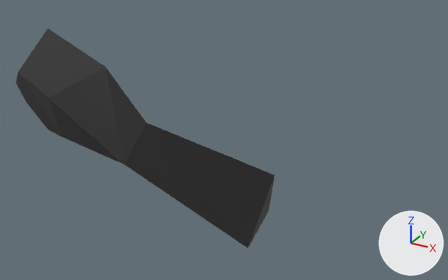
The COLLADA model skulltruckrightmirror.dae, before and after one commit.
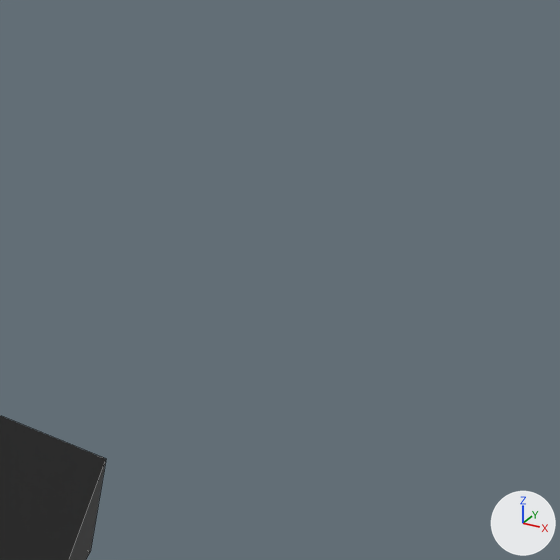
Each version is shown whole from a camera (50 mm lens) standing at (-0.945, -0.825, 0.771) and looking at (-1.437, 0.07, 0.324), then close up on the part from 52% to 100% of the width and 0% to 76% of the height. Every picture has the same lights, and +X, +Y and +Z are marked at lower right. The close-ups show mesh edges as thin lines. Where no turn or scale is listed for an object, it has been applied to the vertices.

Before the edit, the objects in view are built like this:
```python
me_cube_014 = bpy.data.meshes.new('Cube.014')
me_cube_014.from_pydata(...)  # 26 vertices, 42 faces; spans x -1.56..-1.202, y -0.367..-0.207, z 0.38..0.589
me_cube_014.materials.append(mat_details)  # black #1b1b1b
ob_mirror_001 = bpy.data.objects.new('mirror.001', me_cube_014)
ob_mirror_001.location = (0.0, 0.0, 0.0)
```
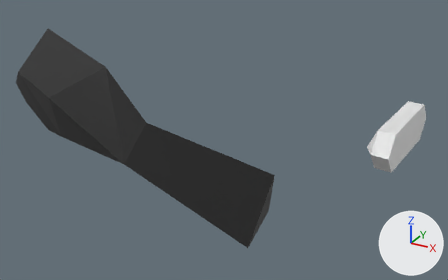
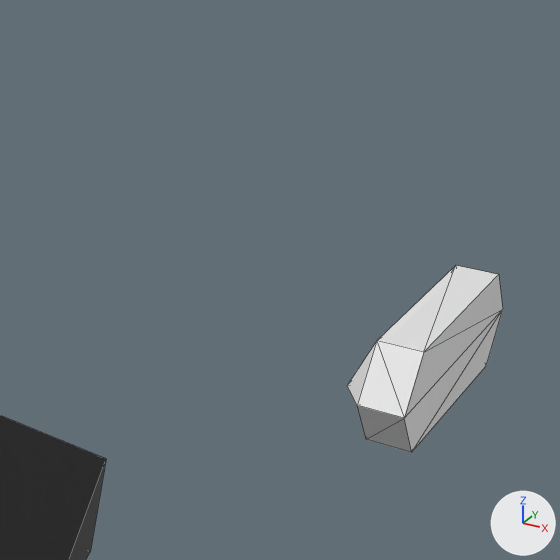
Changed parts and their boxes [x1, y1, x2, y2] in the close-ups (560 x 560 px):
'right door handle', added: after [347, 265, 503, 452]

Patch to the scene script:
```diff
--- a/skulltruckrightmirror.dae.py
+++ b/skulltruckrightmirror.dae.py
@@ me_cube_029 @@
+me_cube_029.from_pydata(...)  # 16 vertices, 28 faces; spans x -1.279..-1.204, y 0.366..0.646, z 0.312..0.401
@@ ob_right_door_handle @@
+ob_right_door_handle = bpy.data.objects.new('right door handle', me_cube_029)
+ob_right_door_handle.location = (0.0142, -0.0117, -0.137)
```
